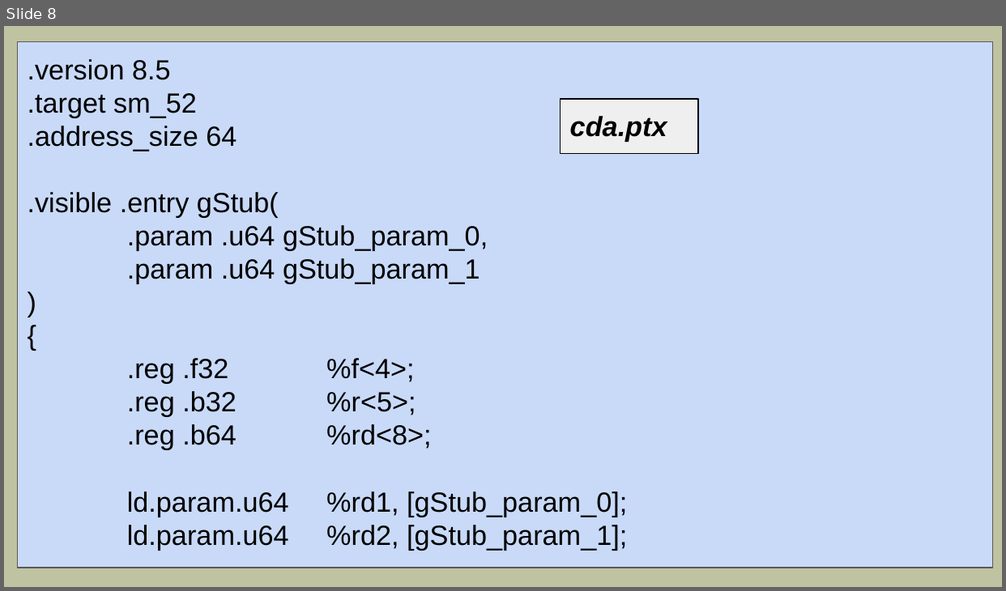
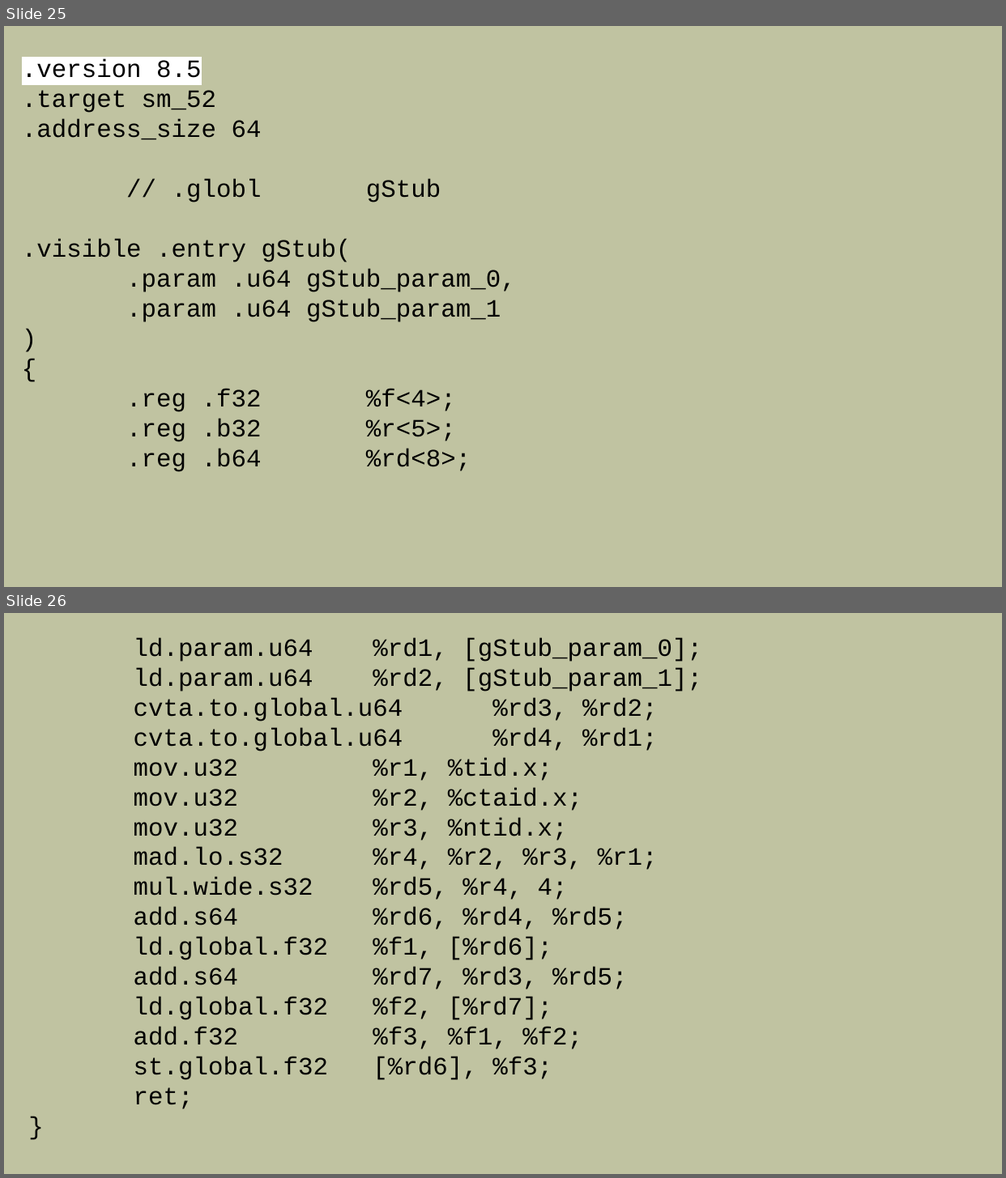
Before and after one commit to mlkv52/sibsutis_cuda_bachelors-2025, a slide deck: Лекции/pptx/Лекция8-ПГП-2025.pptx. Shown one above the other, each under a label of ours: slide 8 before the commit, slides 25 and 26 after it. The pictures are 1006x591 and 1006x1178 pixels, drawn with LibreOffice and Linux fonts; fonts in the diff are those of the drawing. Boxes give left, top, right and bottom in pixels: in the first picture for what was removed or moved away, otherwise in the second. Text is boxed around its words. In the diff, an @@ line names an element or a change of style, - is before the commit and + after.

```diff
--- a/Лекции/pptx/Лекция8-ПГП-2025.pptx
+++ b/Лекции/pptx/Лекция8-ПГП-2025.pptx
@@ slide 26 added at bbox=[4, 613, 1002, 1174], background #C0C3A1 @@
@@ text added at bbox=[134, 638, 702, 1110], 18 pt, text #000000 @@
+ld.param.u64 %rd1, [gStub_param_0];
+ld.param.u64 %rd2, [gStub_param_1];
+cvta.to.global.u64 %rd3, %rd2;
+cvta.to.global.u64 %rd4, %rd1;
+mov.u32 %r1, %tid.x;
+mov.u32 %r2, %ctaid.x;
+mov.u32 %r3, %ntid.x;
+mad.lo.s32 %r4, %r2, %r3, %r1;
+mul.wide.s32 %rd5, %r4, 4;
+add.s64 %rd6, %rd4, %rd5;
+ld.global.f32 %f1, [%rd6];
+add.s64 %rd7, %rd3, %rd5;
+ld.global.f32 %f2, [%rd7];
+add.f32 %f3, %f1, %f2;
+st.global.f32 [%rd6], %f3;
+ret;
+}
@@ what was slide 8 is now slide 25 @@
@@ slide 25 changed as well @@
@@ text ".version 8.5": place and size @@
-text ".version 8.5" at bbox=[17, 42, 993, 568]
+text ".version 8.5" at bbox=[22, 59, 516, 472]
@@ text ".version 8.5" at bbox=[22, 59, 516, 472]: fill #C9DAF8 to none; outline #595959 0.75 pt to none @@
@@ text at bbox=[22, 59, 516, 472]: size 20 to 18 pt, font Arial to Courier New; highlight none to #FFFFFF in ".version 8.5" @@
@@ rectangle removed at bbox=[560, 99, 697, 154] @@
-cda.ptx
@@ text at bbox=[172, 179, 441, 203]: paragraph added @@
+// .globl gStub
@@ text at bbox=[127, 492, 627, 550]: paragraphs removed @@
-ld.param.u64 %rd1, [gStub_param_0];
-ld.param.u64 %rd2, [gStub_param_1];
```
Also in this commit, not shown: 4 other slides changed, 25 other slides added, 9 slides removed, 6 other files.
